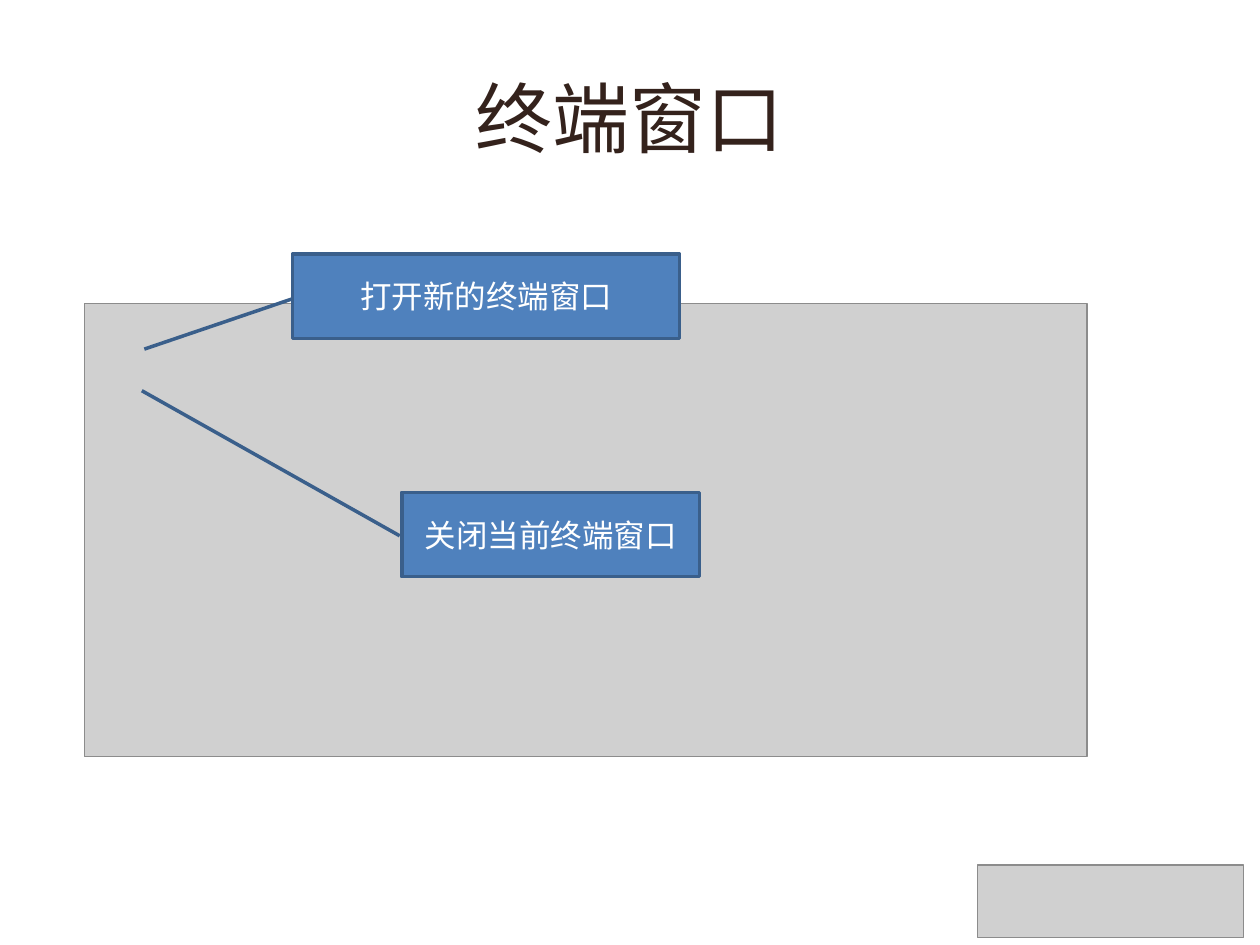
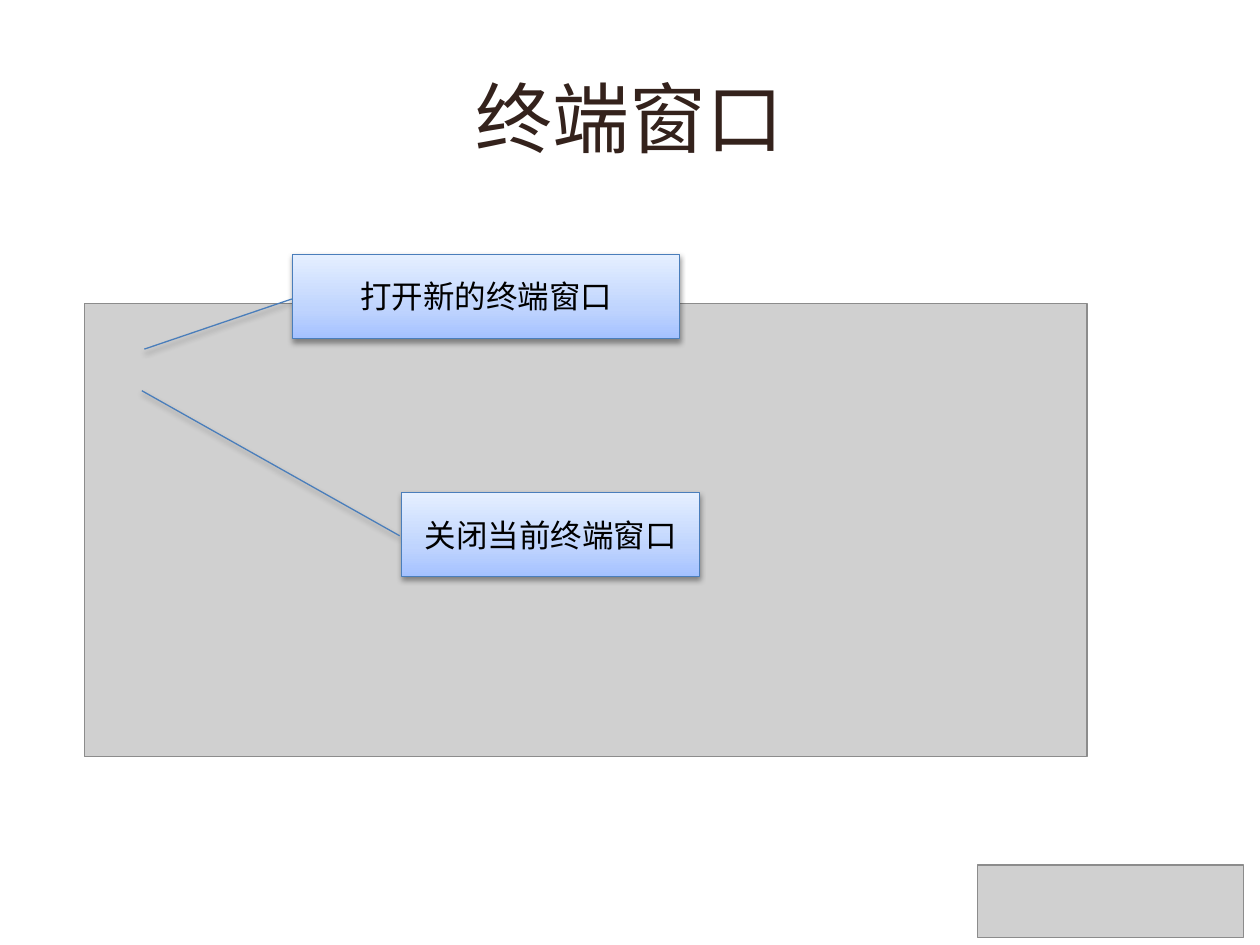
Before and after one commit to lynzz/myshare, a slide deck: slide 15 of 201311/webstorm.pptx (slide 10 before the commit). Drawn at 1260x945 pixels with LibreOffice and Linux fonts; fonts in the diff are those of the drawing; grey boxes stand for pictures; background and template pictures are left out. Boxes give left, top, right and bottom in pixels: in the first picture for what was removed or moved away, otherwise in the second. Text is boxed around its words. In the diff, an @@ line names an element or a change of style, - is before the commit and + after.

```diff
--- a/201311/webstorm.pptx
+++ b/201311/webstorm.pptx
@@ border callout "打开新的终端窗口" at (x1=292, y1=255, x2=679, y2=339): text colour #FFFFFF to #000000; fill #4F81BD to gradient #A4C4FF to #BFD4FF to #E6EEFF; outline #3A5F8C 2 pt to #4B7EBC 0.75 pt; shadow on @@
@@ border callout "关闭当前终端窗口" at (x1=402, y1=493, x2=699, y2=577): text colour #FFFFFF to #000000; fill #4F81BD to gradient #A4C4FF to #BFD4FF to #E6EEFF; outline #3A5F8C 2 pt to #4B7EBC 0.75 pt; shadow on @@
```
Also in this commit, not shown: 2 other slides changed, 6 slides added.
